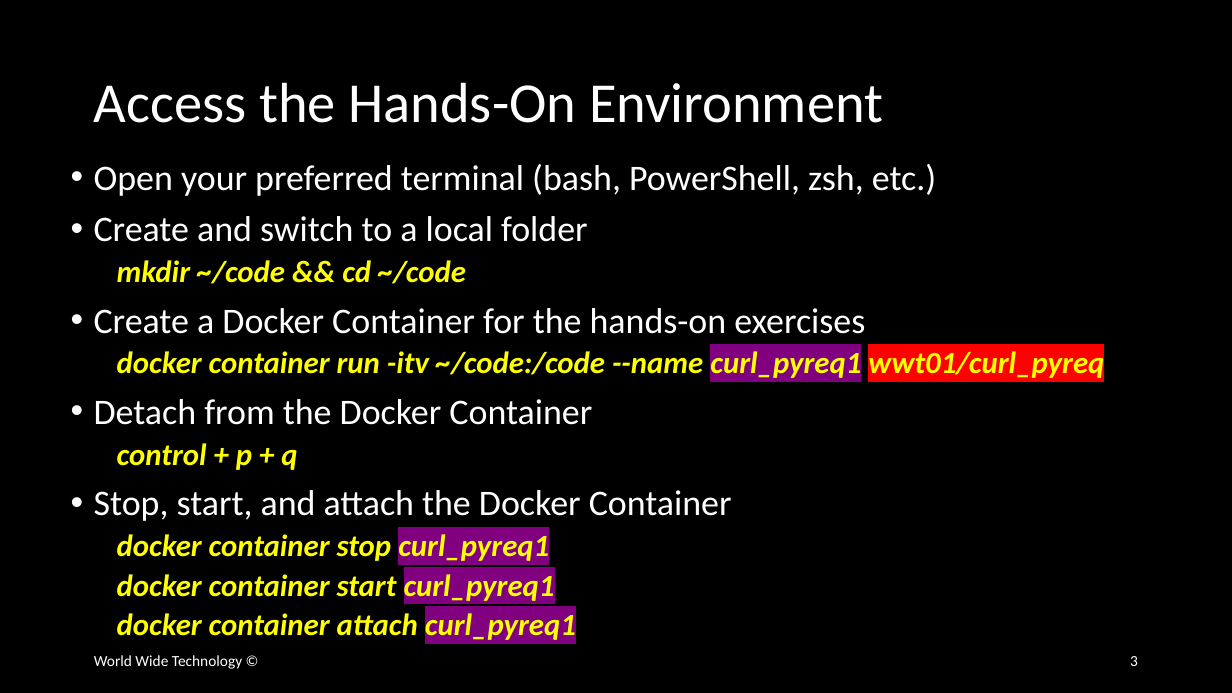
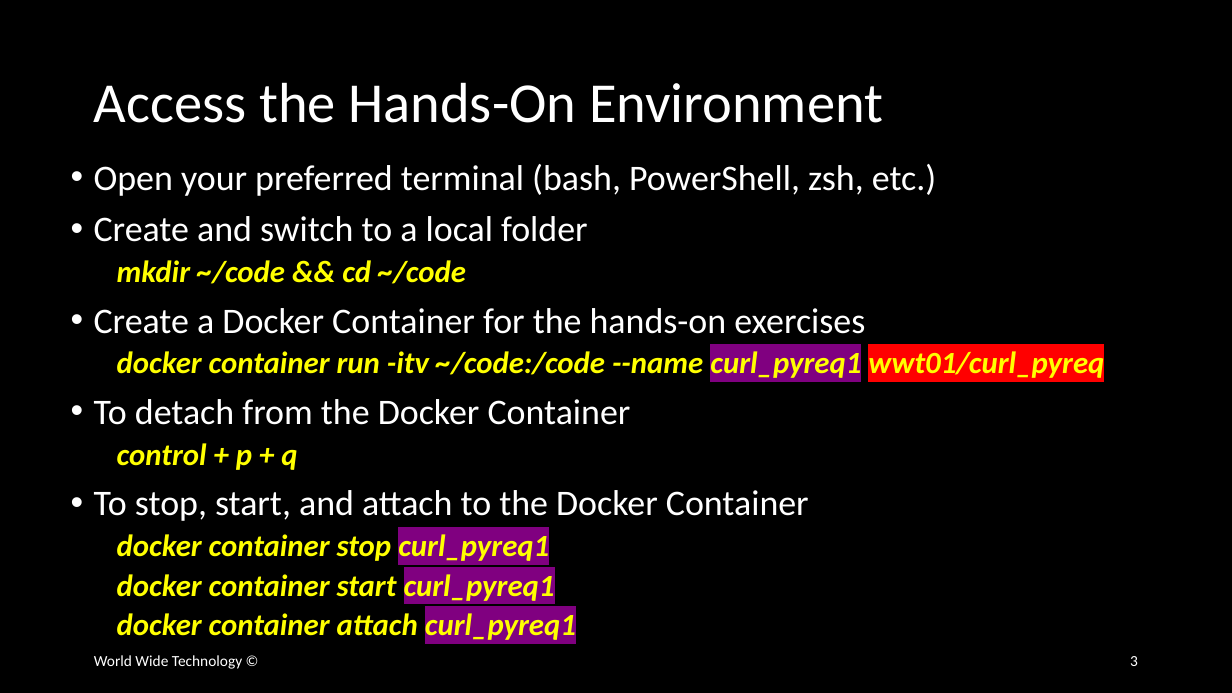
Before and after one commit to wwt/curl-requests-foundations, a slide deck: slide 3 of curl-requests-foundations.pptx. Drawn at 1232x693 pixels with LibreOffice and Linux fonts; fonts in the diff are those of the drawing. Boxes give left, top, right and bottom in pixels: in the first picture for what was removed or moved away, otherwise in the second. Text is boxed around its words. In the diff, an @@ line names an element or a change of style, - is before the commit and + after.

```diff
--- a/curl-requests-foundations.pptx
+++ b/curl-requests-foundations.pptx
@@ text at [94, 399, 631, 425]: text changed @@
-• Detach from the Docker Container
+• To detach from the Docker Container
@@ text at [94, 490, 809, 521]: text changed @@
-• Stop, start, and attach the Docker Container
+• To stop, start, and attach to the Docker Container
```
Also in this commit, not shown: 11 other slides changed, 2 slides added, 4 slides removed.
